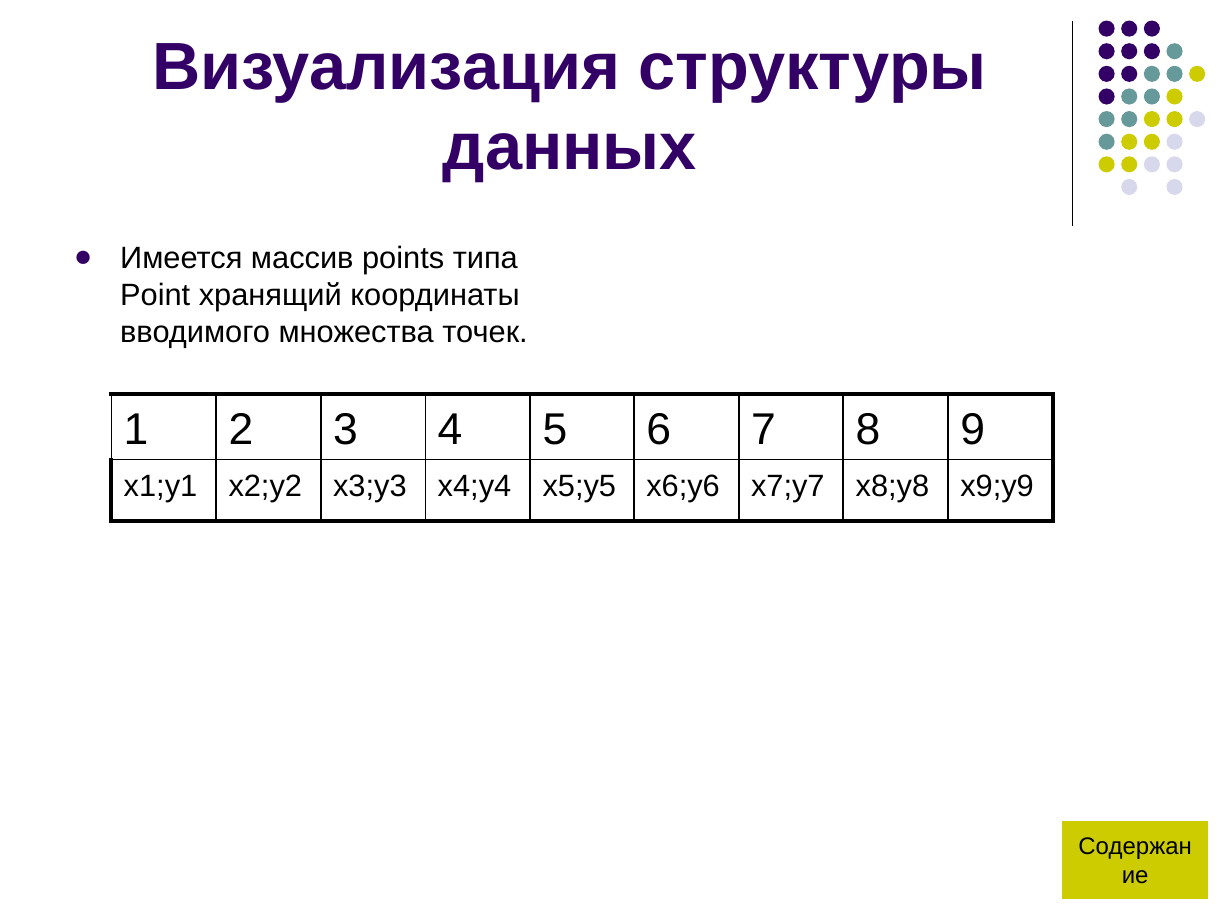
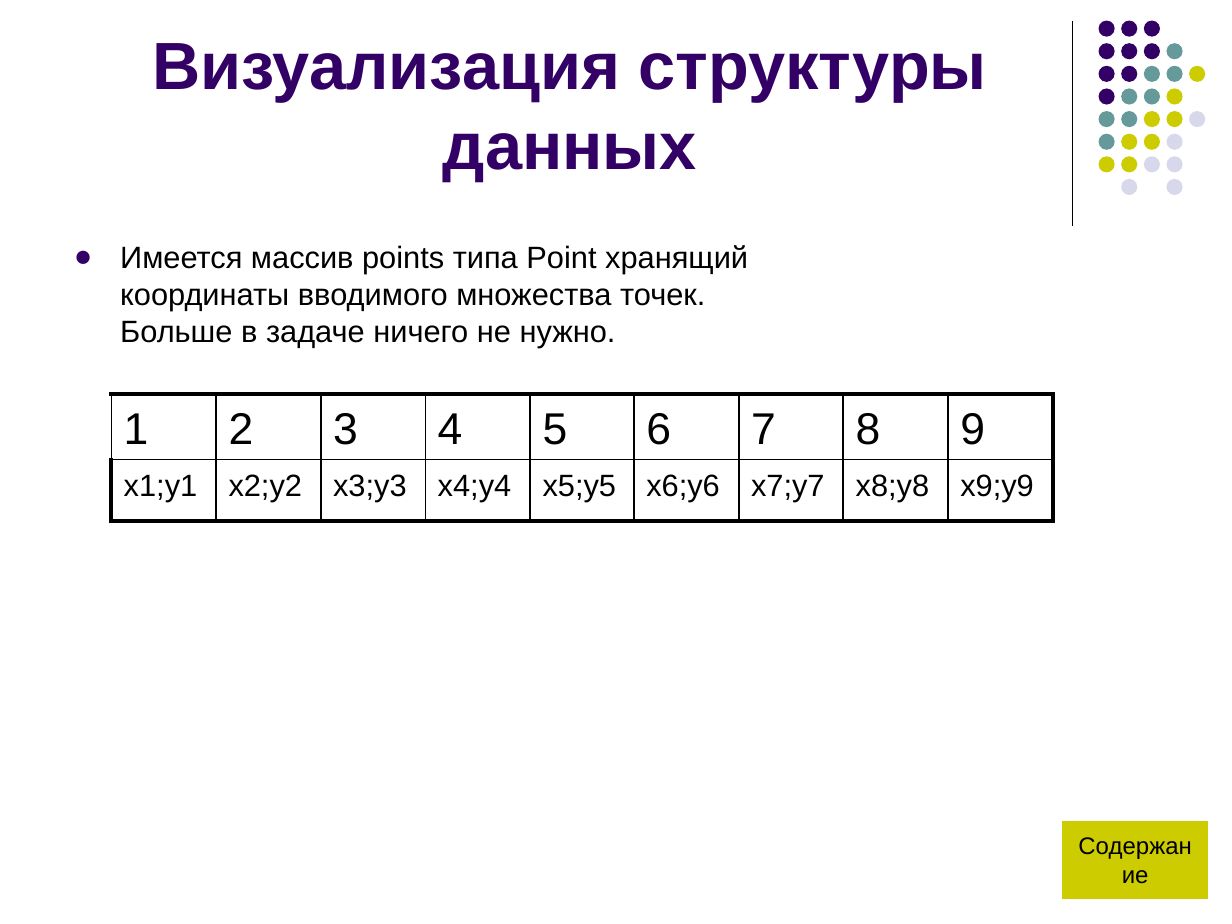
Before and after one commit to yv0vaa/Project, a slide deck: slide 7 of PROJECT?!!!!!!!!!!!!!!!!!/Захаров Проект.pptx. Drawn at 1232x924 pixels with LibreOffice and Linux fonts; fonts in the diff are those of the drawing. Boxes give left, top, right and bottom in pixels: in the first picture for what was removed or moved away, otherwise in the second. Text is boxed around its words. In the diff, an @@ line names an element or a change of style, - is before the commit and + after.

```diff
--- a/PROJECT?!!!!!!!!!!!!!!!!!/Захаров Проект.pptx
+++ b/PROJECT?!!!!!!!!!!!!!!!!!/Захаров Проект.pptx
@@ text at [120, 245, 748, 348]: text changed @@
-● Имеется массив points типа Point хранящий координаты вводимого множества точек.
+● Имеется массив points типа Point хранящий координаты вводимого множества точек. Больше в задаче ничего не нужно.
```
Also in this commit, not shown: 2 other slides changed.
